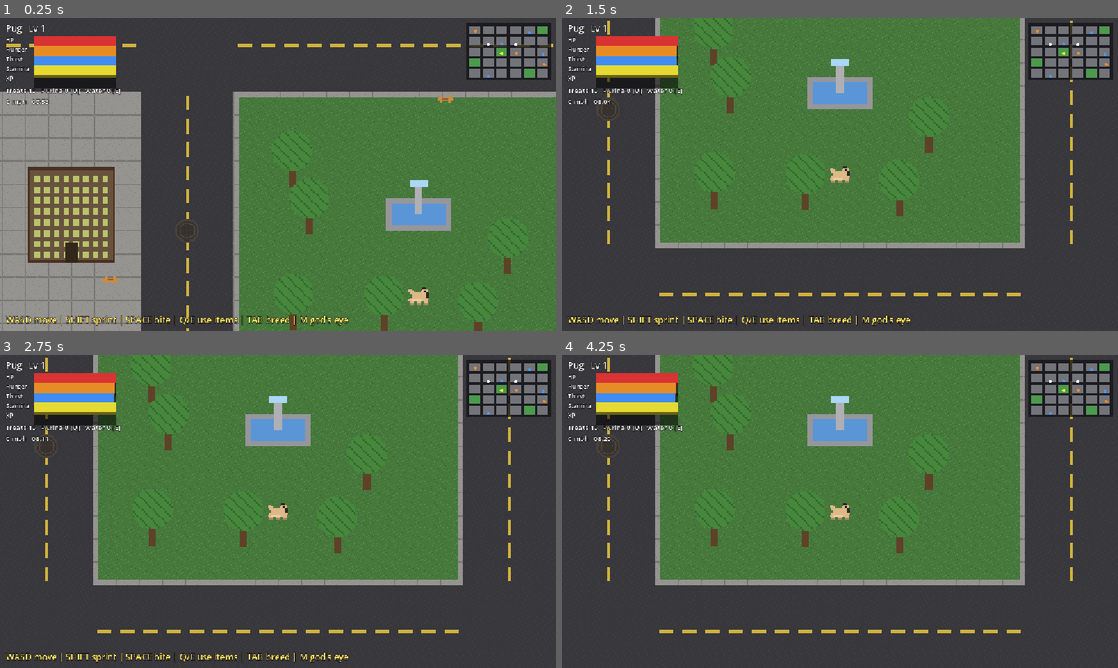
Above: before the commit, frames 1-4 (two rows, left to right).
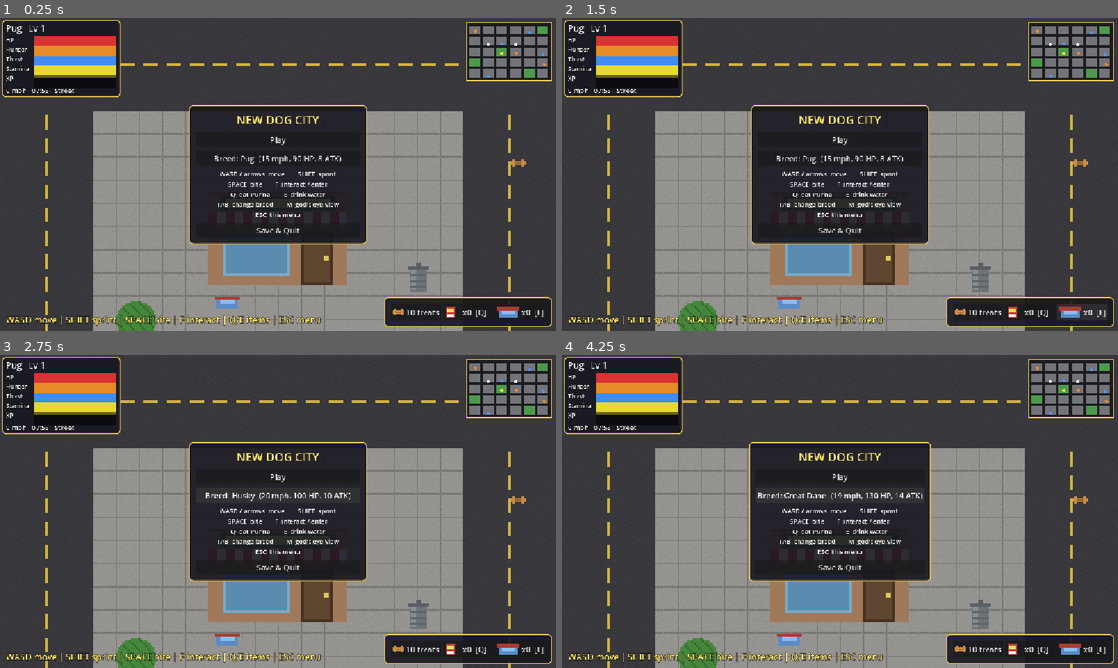
Above: after the commit, the same moments.

Repository: Damon1o/new-dog-city
Game: Godot game, scene res://scenes/Main.tscn
Two runs of this game, one before a commit and one after it. Both use one fixed random seed, a clock stepped at 60 frames per second and the inputs below.
Inputs (mouse positions are in pixels of both pictures, inside the frame that each line leads up to):
- Up to frame 1 (0.25 s): no input
- Up to frame 2 (1.5 s): click (1029, 312) at 0.5 s, where only the run after the commit has a clickable "x0 [Q]"; click (1084, 312) at 1.25 s, where only the run after the commit has a clickable "x0 [E]"
- Up to frame 3 (2.75 s): click (278, 495) at 2 s, where only the run after the commit has a clickable "Breed: Pug (15 mph, 90 HP, 8 …"
- Up to frame 4 (4.25 s): click (840, 495) at 2.75 s, where only the run after the commit has a clickable "Breed: Husky (20 mph, 100 HP,…"; click (840, 495) at 3.5 s, where only the run after the commit has a clickable "Breed: Chihuahua (17 mph, 70 …"

The runs differ from the first frame. In frame 1, 72% of the frame differs, in the area x 0-100%, y 0-100%; in frame 2, 67%; in frame 3, 68%; in frame 4, 68%.

Commit message:
Add bodega and subway interiors, plus menu/shop/subway/hotbar UI
F enters the bodega (shop counter run by a cat) and subway stations (platform, tracks, train ride between stops). Adds title/pause menu, shop, subway map and name-collar panels, an item hotbar and HUD backdrop.

Co-Authored-By: Claude Fable 5.2 <noreply@anthropic.com>

Diff:
--- a/scripts/game.gd
+++ b/scripts/game.gd
@@ -19,7 +19,9 @@
 
 const TEX_NAMES := ["road", "sidewalk", "grass", "building_a", "building_b", "building_c",
 	"empire_state", "chrysler", "bodega", "subway", "trashcan", "manhole", "water_bowl",
-	"pigeon", "rat", "squirrel", "raccoon", "treat", "tree", "fountain", "hydrant"]
+	"pigeon", "rat", "squirrel", "raccoon", "treat", "tree", "fountain", "hydrant", "purina",
+	"cat", "shop_floor", "shop_wall", "shelf", "counter", "station_wall", "platform", "track",
+	"pillar", "stairs", "map_board", "train"]
 const SFX_NAMES := ["bark", "catch", "hurt", "buy", "levelup", "steam", "subway", "pickup"]
 
 const PREY := {
@@ -27,7 +29,19 @@
 	"rat": {"speed": 105.0, "flee": 110.0, "treats": 1, "xp": 5, "food": 5.0},
 	"squirrel": {"speed": 150.0, "flee": 190.0, "treats": 4, "xp": 14, "food": 10.0},
 }
-const SHOP := [["purina", 5], ["water", 3], ["collar", 25]]
+const SHOP := [["purina", 5, "Purina dog food  (+40 HP, +50 food)"],
+	["water", 3, "Water bottle  (+60 thirst)"], ["collar", 25, "Name collar"]]
+
+# Interiors live far off the street map; F at a door / stairwell moves the dog there.
+const WALL_H := 96.0
+const SHOP_O := Vector2(6000, 0)
+const SHOP_ROOM := Rect2(SHOP_O, Vector2(768, 448))
+const SHOP_EXIT := SHOP_O + Vector2(384, 432)
+const SHOP_COUNTER := SHOP_O + Vector2(620, 280)
+const SUB_O := Vector2(6000, 2000)
+const SUB_ROOM := Rect2(SUB_O, Vector2(1152, 448))
+const SUB_EXIT := SUB_O + Vector2(320, 112)  # right of the HUD panel when the camera sits at the left wall
+const SUB_BOARD := SUB_O + Vector2(576, 112)
 
 const PARKS := [Vector2i(2, 2), Vector2i(5, 0), Vector2i(0, 3), Vector2i(4, 4)]
 const BODEGAS := [Vector2i(3, 2), Vector2i(0, 0), Vector2i(5, 3)]
@@ -50,7 +64,12 @@
 var treat_sprites: Array[Sprite2D] = []
 
 var tod := 0.33  # time of day 0..1, 0.5 = noon
-var ctx := ""    # "bodega" / "subway" — what number keys do right now
+var inside := ""  # "" street / "shop" / "subway"
+var act := ""     # what F does right now
+var act_i := 0
+var return_pos := Vector2.ZERO  # street spot the bodega exit leads back to
+var station_i := 0              # station the subway room currently is
+var zoom_tw: Tween
 var spawn_timer := 0.0
 var save_timer := 20.0
 var msg_timer := 0.0
@@ -66,6 +85,19 @@
 var prompt: Label
 var mini: Control
 var name_edit: LineEdit
+var train: Sprite2D
+var station_sign: Label
+var fade: ColorRect
+var hotbar := {}
+var shop_panel: PanelContainer
+var subway_panel: PanelContainer
+var name_panel: PanelContainer
+var menu: PanelContainer
+var shop_treats: Label
+var shop_buttons: Array[Button] = []
+var subway_buttons: Array[Button] = []
+var resume_btn: Button
+var breed_btn: Button
 
 @onready var player: CharacterBody2D = $Player
 @onready var cam: Camera2D = $Player/Camera2D
@@ -90,14 +122,11 @@
 		for bx in NX:
 			build_block(Vector2i(bx, by))
 	place_manholes()
+	build_interiors()
 	randomize()
 
 	player.position = block_origin(PARKS[0]) + BLOCK / 2.0 + Vector2(0, 90)
 	player.spawn_point = player.position
-	cam.limit_left = 0
-	cam.limit_top = 0
-	cam.limit_right = int(WORLD.x)
-	cam.limit_bottom = int(WORLD.y)
 	player.leveled.connect(func():
 		float_text(player.position, "LEVEL UP!", Color(1, 0.9, 0.3))
 		sfx("levelup"))
@@ -105,19 +134,23 @@
 		shake_amt = 6.0
 		sfx("hurt"))
 	player.died.connect(func():
-		cam.reset_smoothing()
+		set_inside("")  # player.gd already moved the dog to its spawn point
 		show_msg("You blacked out... lost half your treats."))
 
 	build_hud()
 	load_game()
+	set_inside("")
 	for i in 12:
 		spawn_prey()
 		spawn_treat()
-	show_msg("WASD move | SHIFT sprint | SPACE bite | Q/E use items | TAB breed | M god's eye")
+	show_msg("WASD move | SHIFT sprint | SPACE bite | F interact | Q/E items | ESC menu")
+	update_hud(0.0)  # fill the bars before pausing
+	open_menu()  # doubles as the title screen
 
 func _process(delta: float) -> void:
 	tod = fmod(tod + delta / DAY_LENGTH, 1.0)
-	night.color = Color(0.3, 0.33, 0.55).lerp(Color.WHITE, sun())
+	night.color = {"shop": Color(1, 0.96, 0.88), "subway": Color(0.8, 0.86, 0.82)}.get(
+		inside, Color(0.3, 0.33, 0.55).lerp(Color.WHITE, sun()))
 	spawn_timer -= delta
 	if spawn_timer <= 0.0:
 		spawn_timer = 1.5
@@ -147,23 +180,37 @@
 	match event.keycode:
 		KEY_TAB:
 			player.cycle_skin()
-			show_msg("Breed: %s  (%d mph, %d HP, %d ATK)" % [player.breed().name,
-				player.breed().mph, player.max_hp, player.attack_damage()])
+			show_msg(breed_text())
 		KEY_SPACE:
 			player.bite()
+		KEY_F:
+			interact()
 		KEY_Q:
-			if player.use_purina():
-				sfx("pickup")
-				float_text(player.position, "+HP", Color(0.5, 1, 0.5))
+			use_item("purina")
 		KEY_E:
-			if player.use_water():
-				sfx("pickup")
-				float_text(player.position, "+water", Color(0.5, 0.8, 1))
+			use_item("water")
 		KEY_M:
-			god_view = not god_view
-			create_tween().tween_property(cam, "zoom", Vector2.ONE * (0.3 if god_view else 1.5), 0.4)
-		KEY_1, KEY_2, KEY_3, KEY_4:
-			on_number(event.keycode - KEY_1)
+			if inside == "":
+				god_view = not god_view
+				zoom_tw = create_tween()
+				zoom_tw.tween_property(cam, "zoom", Vector2.ONE * (0.3 if god_view else 1.5), 0.4)
+		KEY_ESCAPE:  # open panels catch Esc first via their close-button shortcut
+			if not player.frozen:
+				open_menu()
+
+func breed_text() -> String:
+	return "Breed: %s  (%d mph, %d HP, %d ATK)" % [player.breed().name,
+		player.breed().mph, player.max_hp, player.attack_damage()]
+
+func use_item(kind: String) -> void:
+	if get_tree().paused:
+		return
+	if kind == "purina" and player.use_purina():
+		sfx("pickup")
+		float_text(player.position, "+HP", Color(0.5, 1, 0.5))
+	elif kind == "water" and player.use_water():
+		sfx("pickup")
+		float_text(player.position, "+water", Color(0.5, 0.8, 1))
 
 func sun() -> float:
 	return clampf(sin((tod - 0.25) * TAU) * 1.5 + 0.6, 0.0, 1.0)
@@ -191,6 +238,15 @@
 				ground.draw_rect(Rect2(ROAD + i * step.x + k * 32 + 6, j * step.y + 62, 20, 4), yellow)
 	for p in parks:
 		ground.draw_texture_rect(tex.grass, p.grow(-8), true)
+	# interiors
+	ground.draw_texture_rect(tex.shop_floor, SHOP_ROOM, true)
+	ground.draw_texture_rect(tex.shop_wall, Rect2(SHOP_O, Vector2(SHOP_ROOM.size.x, WALL_H)), true)
+	ground.draw_rect(Rect2(SHOP_EXIT - Vector2(40, 8), Vector2(80, 24)), Color(0.55, 0.15, 0.15))  # door mat
+	ground.draw_texture_rect(tex.platform, SUB_ROOM, true)
+	ground.draw_texture_rect(tex.station_wall, Rect2(SUB_O, Vector2(SUB_ROOM.size.x, WALL_H)), true)
+	ground.draw_rect(Rect2(SUB_O + Vector2(0, 88), Vector2(SUB_ROOM.size.x, 8)), Color(0.15, 0.4, 0.25))
+	ground.draw_rect(Rect2(SUB_O + Vector2(0, 308), Vector2(SUB_ROOM.size.x, 12)), yellow)  # platform edge
+	ground.draw_texture_rect(tex.track, Rect2(SUB_O + Vector2(0, 320), Vector2(SUB_ROOM.size.x, 128)), true)
 
 func build_bounds() -> void:
 	for wall in [[Vector2(WORLD.x / 2, -16), Vector2(WORLD.x, 32)], [Vector2(WORLD.x / 2, WORLD.y + 16), Vector2(WORLD.x, 32)],
@@ -208,7 +264,7 @@
 	add_child(body)
 
 ## Sprite anchored at its base so y-sort lets the dog walk behind it.
-func add_prop(t: Texture2D, base: Vector2, scl: float, tint := Color.WHITE) -> void:
+func add_prop(t: Texture2D, base: Vector2, scl: float, tint := Color.WHITE) -> Sprite2D:
 	var s := Sprite2D.new()
 	s.texture = t
 	s.scale = Vector2(scl, scl)
@@ -216,6 +272,7 @@
 	s.position = base
 	s.modulate = tint
 	add_child(s)
+	return s
 
 ## foot = fraction of sprite height that is solid footprint (rest is walk-behind).
 func add_building(t: Texture2D, base: Vector2, scl: float, foot: float, tint := Color.WHITE) -> void:
@@ -318,6 +375,111 @@
 	add_child(p)
 	manholes.append({"pos": pos, "steam": p, "t": randf_range(2.0, 7.0), "on": false})
 
+# ---------- interiors ----------
+
+func build_interiors() -> void:
+	for r: Rect2 in [SHOP_ROOM, SUB_ROOM]:  # back wall + three bounds
+		add_static_box(r.position + Vector2(r.size.x / 2, WALL_H / 2), Vector2(r.size.x, WALL_H))
+		add_static_box(r.position + Vector2(-16, r.size.y / 2), Vector2(32, r.size.y))
+		add_static_box(r.position + Vector2(r.size.x + 16, r.size.y / 2), Vector2(32, r.size.y))
+		add_static_box(r.position + Vector2(r.size.x / 2, r.size.y + 16), Vector2(r.size.x, 32))
+
+	# bodega: shelves on the back wall and the floor, counter with the cat in charge
+	for p in [Vector2(80, 130), Vector2(190, 130), Vector2(300, 130), Vector2(410, 130),
+			Vector2(150, 320), Vector2(330, 320)]:
+		add_prop(tex.shelf, SHOP_O + p, 2.0)
+		add_static_box(SHOP_O + p - Vector2(0, 12), Vector2(96, 24))
+	var counter := SHOP_COUNTER - Vector2(0, 30)
+	add_prop(tex.counter, counter, 2.0)
+	add_static_box(counter - Vector2(0, 20), Vector2(128, 40))
+	add_prop(tex.cat, counter + Vector2(-30, 1), 2.5).offset.y -= 22.0  # sits on the countertop
+
+	# subway: exit stairs and map board set into the wall, pillars, tracks, train
+	add_prop(tex.stairs, SUB_EXIT - Vector2(0, 12), 2.0)
+	add_prop(tex.map_board, SUB_O + Vector2(576, 84), 2.0)
+	for x in [200, 456, 712, 968]:
+		add_prop(tex.pillar, SUB_O + Vector2(x, 296), 2.5)
+		add_static_box(SUB_O + Vector2(x, 291), Vector2(20, 10))
+	add_static_box(SUB_O + Vector2(SUB_ROOM.size.x / 2, 384), Vector2(SUB_ROOM.size.x, 128))  # no walking on tracks
+	station_sign = Label.new()
+	station_sign.position = SUB_O + Vector2(476, 6)
+	station_sign.size = Vector2(200, 26)
+	station_sign.horizontal_alignment = HORIZONTAL_ALIGNMENT_CENTER
+	var sign_bg := StyleBoxFlat.new()
+	sign_bg.bg_color = Color(0.08, 0.08, 0.1)
+	station_sign.add_theme_stylebox_override("normal", sign_bg)
+	add_child(station_sign)
+	train = Sprite2D.new()
+	train.texture = tex.train
+	train.texture_repeat = CanvasItem.TEXTURE_REPEAT_ENABLED
+	train.region_enabled = true
+	train.region_rect = Rect2(0, 0, tex.train.get_width() * 4, tex.train.get_height())  # 4 cars
+	train.scale = Vector2(2.5, 2.5)
+	train.position = SUB_O + Vector2(-600, 372)
+	add_child(train)
+
+## Switch between the street ("") and an interior; clamps the camera to that area.
+func set_inside(room: String, at := player.position) -> void:
+	inside = room
+	var r: Rect2 = {"shop": SHOP_ROOM, "subway": SUB_ROOM}.get(room, Rect2(Vector2.ZERO, WORLD))
+	cam.limit_left = int(r.position.x)
+	cam.limit_top = int(r.position.y)
+	cam.limit_right = int(r.end.x)
+	cam.limit_bottom = int(r.end.y)
+	if zoom_tw:
+		zoom_tw.kill()
+	god_view = false
+	cam.zoom = Vector2.ONE * 1.5
+	player.position = at
+	close_panels()
+	cam.reset_smoothing()
+
+func interact() -> void:
+	if player.frozen:
+		return
+	match act:
+		"enter_shop":
+			return_pos = player.position
+			set_inside("shop", SHOP_EXIT - Vector2(0, 52))
+		"enter_subway":
+			station_i = act_i
+			station_sign.text = stations[act_i].name
+			set_inside("subway", SUB_EXIT + Vector2(0, 60))
+		"exit":
+			set_inside("", return_pos if inside == "shop" else stations[station_i].pos + Vector2(0, 62))
+		"shop":
+			open_panel(shop_panel)
+		"map":
+			open_panel(subway_panel)
+
+func open_panel(p: Control) -> void:
+	p.show()
+	player.frozen = true
+
+func close_panels() -> void:
+	shop_panel.hide()
+	subway_panel.hide()
+	name_panel.hide()
+	player.frozen = false
+
+func open_menu() -> void:
+	breed_btn.text = breed_text()
+	menu.show()
+	get_tree().paused = true
+
+func close_menu() -> void:
+	menu.hide()
+	resume_btn.text = "Resume"
+	get_tree().paused = false
+
+func menu_cycle_breed() -> void:
+	player.cycle_skin()
+	breed_btn.text = breed_text()
+
+func save_and_quit() -> void:
+	save_game()
+	get_tree().quit()
+
 # ---------- helpers ----------
 
 func blocked(p: Vector2) -> bool:
@@ -480,39 +642,49 @@
 	poof(rac.position, Color(0.6, 0.6, 0.65))
 	sfx("catch")
 
-func on_number(n: int) -> void:
-	if ctx == "bodega" and n < SHOP.size():
-		var item: String = SHOP[n][0]
-		var price: int = SHOP[n][1]
-		if player.treats < price:
-			show_msg("Need %d treats for that" % price)
-			return
-		player.treats -= price
-		sfx("buy")
-		if item == "collar":
-			player.frozen = true
-			name_edit.text = player.collar
-			name_edit.show()
-			name_edit.grab_focus()
-		else:
-			player.set(item, player.get(item) + 1)
-			show_msg("Bought %s" % item)
-		save_game()
-	elif ctx == "subway" and n < stations.size():
-		var dest: Vector2 = stations[n].pos + Vector2(0, 62)
-		if player.position.distance_to(dest) < 100.0:
-			return  # already here
-		player.position = dest
-		cam.reset_smoothing()
-		sfx("subway")
-		show_msg("Took the subway to %s" % stations[n].name)
+func buy(n: int) -> void:
+	var item: String = SHOP[n][0]
+	var price: int = SHOP[n][1]
+	if player.treats < price:  # button is disabled when broke; this is the backstop
+		return
+	player.treats -= price
+	sfx("buy")
+	if item == "collar":
+		shop_panel.hide()  # dog stays frozen until the name is entered
+		name_edit.text = player.collar
+		name_panel.show()
+		name_edit.grab_focus()
+	else:
+		player.set(item, player.get(item) + 1)
+		show_msg("Bought %s" % item)
+	save_game()
+
+## Train pulls in, screen fades, the station room becomes station n, train leaves.
+func travel(n: int) -> void:
+	subway_panel.hide()  # dog stays frozen for the ride
+	sfx("subway")
+	train.position.x = SUB_O.x - 600
+	var tw := create_tween()
+	tw.tween_property(train, "position:x", SUB_O.x + 576, 0.8).set_trans(Tween.TRANS_QUAD).set_ease(Tween.EASE_OUT)
+	tw.tween_property(fade, "color:a", 1.0, 0.3)
+	tw.tween_callback(func():
+		if inside == "subway":  # dog may have blacked out mid-ride
+			station_i = n
+			station_sign.text = stations[n].name
+			player.position = SUB_BOARD + Vector2(0, 40)
+			cam.reset_smoothing())
+	tw.tween_property(fade, "color:a", 0.0, 0.3)
+	tw.tween_property(train, "position:x", SUB_O.x + 2400, 0.9).set_trans(Tween.TRANS_QUAD).set_ease(Tween.EASE_IN)
+	tw.tween_callback(func():
+		player.frozen = false
+		if inside == "subway":
+			show_msg("Arrived at %s. Stairs on the left lead up." % stations[n].name))
 
 func on_name_entered(text: String) -> void:
 	player.collar = text.strip_edges() if text.strip_edges() != "" else "Dog"
 	player.apply_skin()
-	player.frozen = false
 	name_edit.release_focus()
-	name_edit.hide()
+	close_panels()
 	show_msg("New collar: %s" % player.collar)
 	save_game()
 
@@ -566,9 +738,59 @@
 	layer.add_child(bar)
 	return bar
 
+func panel_style() -> StyleBoxFlat:
+	var sb := StyleBoxFlat.new()
+	sb.bg_color = Color(0.09, 0.09, 0.13, 0.9)
+	sb.border_color = Color(0.95, 0.8, 0.35)
+	sb.set_border_width_all(2)
+	sb.set_corner_radius_all(8)
+	sb.set_content_margin_all(14)
+	return sb
+
+## Hidden panel anchored at `preset`; returns the VBox to fill (panel = its parent).
+func make_panel(layer: CanvasLayer, heading: String, preset := Control.PRESET_CENTER) -> VBoxContainer:
+	var p := PanelContainer.new()
+	p.add_theme_stylebox_override("panel", panel_style())
+	p.set_anchors_preset(preset)
+	p.grow_horizontal = Control.GROW_DIRECTION_BOTH
+	p.grow_vertical = Control.GROW_DIRECTION_BOTH
+	p.hide()
+	layer.add_child(p)
+	var box := VBoxContainer.new()
+	box.add_theme_constant_override("separation", 8)
+	box.custom_minimum_size.x = 340
+	p.add_child(box)
+	var h := Label.new()
+	h.text = heading
+	h.horizontal_alignment = HORIZONTAL_ALIGNMENT_CENTER
+	h.add_theme_font_size_override("font_size", 24)
+	h.add_theme_color_override("font_color", Color(1, 0.9, 0.4))
+	box.add_child(h)
+	return box
+
+## Buttons never take keyboard focus, so SPACE / arrows stay with the dog.
+func make_button(parent: Node, text: String, key: int, cb: Callable) -> Button:
+	var b := Button.new()
+	b.text = text
+	b.focus_mode = Control.FOCUS_NONE
+	b.pressed.connect(cb)
+	if key != KEY_NONE:
+		var ev := InputEventKey.new()
+		ev.keycode = key as Key
+		b.shortcut = Shortcut.new()
+		b.shortcut.events = [ev]
+	parent.add_child(b)
+	return b
+
 func build_hud() -> void:
 	var layer := CanvasLayer.new()
+	layer.process_mode = Node.PROCESS_MODE_ALWAYS  # menu must work while the game is paused
 	add_child(layer)
+	var back := Panel.new()
+	back.position = Vector2(4, 4)
+	back.size = Vector2(246, 160)
+	back.add_theme_stylebox_override("panel", panel_style())
+	layer.add_child(back)
 	title = hud_label(layer, Vector2(12, 8), 18)
 	bars.hp = make_bar(layer, 38, Color(0.85, 0.2, 0.2), "HP")
 	bars.hunger = make_bar(layer, 58, Color(0.9, 0.55, 0.15), "Hunger")
@@ -585,14 +807,67 @@
 	mini.position = Vector2(1152 - 186, 10)
 	mini.draw.connect(draw_minimap)
 	layer.add_child(mini)
+
+	# hotbar: treats + clickable items (Q / E still work)
+	var hot := PanelContainer.new()
+	hot.add_theme_stylebox_override("panel", panel_style())
+	hot.set_anchors_preset(Control.PRESET_BOTTOM_RIGHT)
+	hot.grow_horizontal = Control.GROW_DIRECTION_BEGIN
+	hot.grow_vertical = Control.GROW_DIRECTION_BEGIN
+	hot.position -= Vector2(8, 8)
+	layer.add_child(hot)
+	var slots := HBoxContainer.new()
+	hot.add_child(slots)
+	for slot in [["treats", tex.treat, func(): pass], ["purina", tex.purina, use_item.bind("purina")],
+			["water", tex.water_bowl, use_item.bind("water")]]:
+		var b := make_button(slots, "", KEY_NONE, slot[2])
+		b.icon = slot[1]
+		b.expand_icon = true
+		b.custom_minimum_size = Vector2(104, 34)
+		hotbar[slot[0]] = b
+	hotbar.treats.mouse_filter = Control.MOUSE_FILTER_IGNORE  # display only
+
+	fade = ColorRect.new()
+	fade.color = Color(0, 0, 0, 0)
+	fade.set_anchors_preset(Control.PRESET_FULL_RECT)
+	fade.mouse_filter = Control.MOUSE_FILTER_IGNORE
+	layer.add_child(fade)
+
+	var box := make_panel(layer, "BODEGA")
+	shop_panel = box.get_parent()
+	shop_treats = Label.new()
+	shop_treats.horizontal_alignment = HORIZONTAL_ALIGNMENT_CENTER
+	box.add_child(shop_treats)
+	for i in SHOP.size():
+		shop_buttons.append(make_button(box, "[%d]  %s  -  %d treats" % [i + 1, SHOP[i][2], SHOP[i][1]],
+			KEY_1 + i, buy.bind(i)))
+	make_button(box, "Leave counter  [Esc]", KEY_ESCAPE, close_panels)
+
+	box = make_panel(layer, "SUBWAY MAP")
+	subway_panel = box.get_parent()
+	for i in stations.size():
+		subway_buttons.append(make_button(box, "", KEY_1 + i, travel.bind(i)))
+	make_button(box, "Step back  [Esc]", KEY_ESCAPE, close_panels)
+
+	box = make_panel(layer, "NAME YOUR DOG")
+	name_panel = box.get_parent()
 	name_edit = LineEdit.new()
-	name_edit.placeholder_text = "Name your dog, then Enter"
+	name_edit.placeholder_text = "Type a name, then Enter"
 	name_edit.max_length = 12
-	name_edit.position = Vector2(446, 300)
-	name_edit.size = Vector2(260, 36)
-	name_edit.visible = false
 	name_edit.text_submitted.connect(on_name_entered)
-	layer.add_child(name_edit)
+	box.add_child(name_edit)
+
+	box = make_panel(layer, "NEW DOG CITY")
+	menu = box.get_parent()
+	resume_btn = make_button(box, "Play", KEY_ESCAPE, close_menu)
+	breed_btn = make_button(box, "", KEY_NONE, menu_cycle_breed)
+	breed_btn.tooltip_text = "Click to change breed"
+	var help := Label.new()
+	help.text = "WASD / arrows  move        SHIFT  sprint\nSPACE  bite        F  interact / enter\nQ  eat Purina        E  drink water\nTAB  change breed        M  god's eye view\nESC  this menu"
+	help.horizontal_alignment = HORIZONTAL_ALIGNMENT_CENTER
+	help.add_theme_font_size_override("font_size", 13)
+	box.add_child(help)
+	make_button(box, "Save & Quit", KEY_NONE, save_and_quit)
 
 func show_msg(text: String) -> void:
 	msg.text = text
@@ -611,28 +886,52 @@
 	bars.xp.max_value = player.xp_needed()
 	bars.xp.value = player.xp
 	var mins := int(tod * 1440.0)
-	info.text = "Treats %d   Purina %d [Q]   Water %d [E]\n%d mph   %02d:%02d" % [
-		player.treats, player.purina, player.water,
-		int(player.velocity.length() / player.PX_PER_MPH), mins / 60, mins % 60]
-
-	ctx = ""
+	var place: String = {"shop": "Bodega", "subway": "%s station" % stations[station_i].name}.get(inside, "Street")
+	info.text = "%d mph   %02d:%02d   %s" % [
+		int(player.velocity.length() / player.PX_PER_MPH), mins / 60, mins % 60, place]
+	hotbar.treats.text = "%d treats" % player.treats
+	hotbar.purina.text = "x%d  [Q]" % player.purina
+	hotbar.water.text = "x%d  [E]" % player.water
+	shop_treats.text = "You have %d treats" % player.treats
+	for i in SHOP.size():
+		shop_buttons[i].disabled = player.treats < SHOP[i][1]
+	for i in stations.size():
+		subway_buttons[i].disabled = i == station_i
+		subway_buttons[i].text = "[%d]  %s%s" % [i + 1, stations[i].name, "  (you are here)" if i == station_i else ""]
+
+	act = ""
 	prompt.text = ""
+	var at := player.position
 	for w in water_spots:
-		if player.position.distance_to(w) < 40.0:
+		if at.distance_to(w) < 40.0:
 			player.drink(delta * 30.0)
 			prompt.text = "Drinking..."
-	for d in bodega_doors:
-		if player.position.distance_to(d) < 70.0:
-			ctx = "bodega"
-			prompt.text = "BODEGA   [1] Purina 5t   [2] Water 3t   [3] Name Collar 25t"
-	for i in stations.size():
-		if player.position.distance_to(stations[i].pos) < 50.0:
-			ctx = "subway"
-			var parts := []
-			for k in stations.size():
-				if k != i:
-					parts.append("[%d] %s" % [k + 1, stations[k].name])
-			prompt.text = "SUBWAY   " + "   ".join(parts)
+	if inside == "shop":
+		if at.distance_to(SHOP_EXIT) < 36.0:
+			act = "exit"
+			prompt.text = "[F] Leave the bodega"
+		elif at.distance_to(SHOP_COUNTER) < 60.0:
+			act = "shop"
+			prompt.text = "[F] Shop  (the cat is in charge)"
+	elif inside == "subway":
+		if at.distance_to(SUB_EXIT) < 45.0:
+			act = "exit"
+			prompt.text = "[F] Stairs up to %s" % stations[station_i].name
+		elif at.distance_to(SUB_BOARD) < 50.0:
+			act = "map"
+			prompt.text = "[F] Subway map - catch a train"
+	else:
+		for d in bodega_doors:
+			if at.distance_to(d) < 70.0:
+				act = "enter_shop"
+				prompt.text = "[F] Enter the bodega"
+		for i in stations.size():
+			if at.distance_to(stations[i].pos) < 50.0:
+				act = "enter_subway"
+				act_i = i
+				prompt.text = "[F] Stairs down to %s station" % stations[i].name
+	if player.frozen:
+		prompt.text = ""
 
 func draw_minimap() -> void:
 	var s := mini.size.x / WORLD.x
@@ -648,4 +947,10 @@
 		mini.draw_circle(st.pos * s, 3.0, Color(0.3, 0.6, 1))
 	for l in landmarks:
 		mini.draw_circle(l.pos * s, 3.0, Color.WHITE)
-	mini.draw_circle(player.position * s, 3.0, Color(1, 0.9, 0.2))
+	var dog := player.position  # indoors: show the door / station the dog went in through
+	if inside == "shop":
+		dog = return_pos
+	elif inside == "subway":
+		dog = stations[station_i].pos
+	mini.draw_circle(dog * s, 3.0, Color(1, 0.9, 0.2))
+	mini.draw_rect(Rect2(Vector2.ZERO, mini.size), Color(0.95, 0.8, 0.35), false, 2.0)
Binary file added: assets/cat.png
Not shown, added: assets/cat.png.import
Binary file added: assets/counter.png
Not shown, added: assets/counter.png.import
Binary file added: assets/map_board.png
Not shown, added: assets/map_board.png.import
Binary file added: assets/pillar.png
Not shown, added: assets/pillar.png.import
Binary file added: assets/platform.png
Not shown, added: assets/platform.png.import
Binary file added: assets/shelf.png
Not shown, added: assets/shelf.png.import
(and 12 more such lines)
